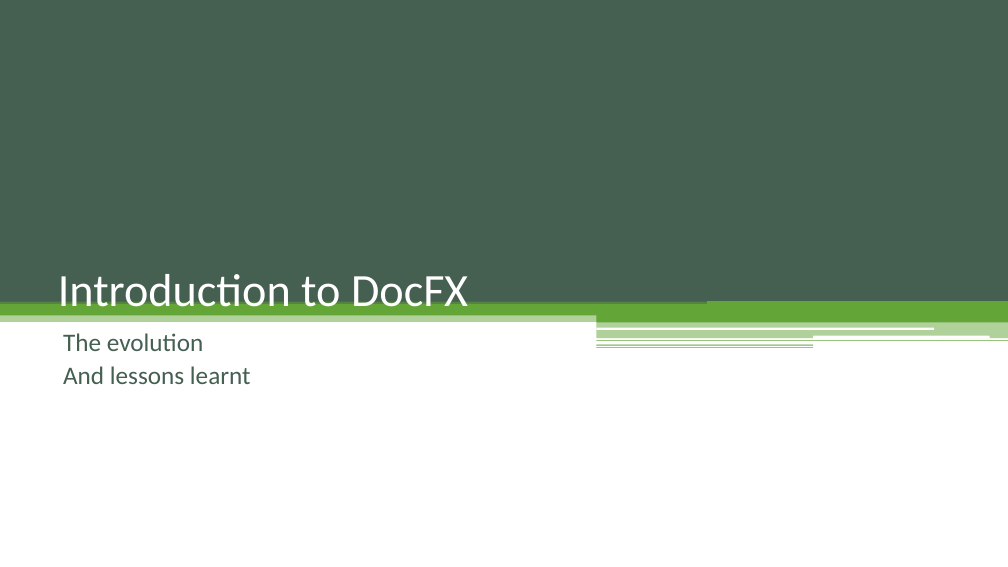
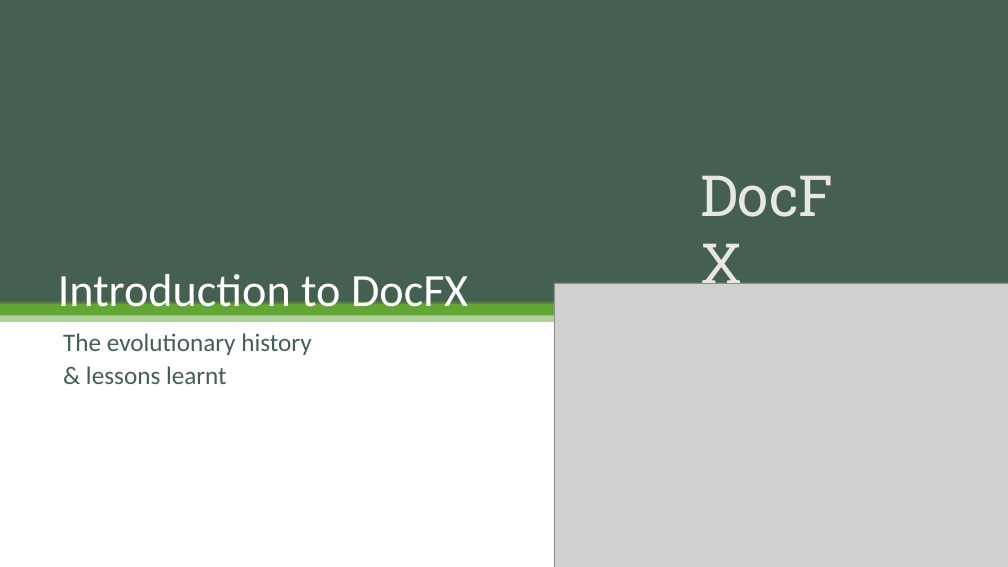
Before and after one commit to vicancy/vicancy.github.io, a slide deck: slide 1 of slides/Introduction to DocFX.pptx. Drawn at 1008x567 pixels with LibreOffice and Linux fonts; fonts in the diff are those of the drawing; grey boxes stand for pictures. Boxes give left, top, right and bottom in pixels: in the first picture for what was removed or moved away, otherwise in the second. Text is boxed around its words. In the diff, an @@ line names an element or a change of style, - is before the commit and + after.

Commit message:
update draft

```diff
--- a/slides/Introduction to DocFX.pptx
+++ b/slides/Introduction to DocFX.pptx
@@ picture added at bbox=[554, 283, 1008, 567] @@
@@ rectangle removed at bbox=[597, 315, 1008, 323] @@
@@ rectangle removed at bbox=[597, 322, 1008, 338] @@
@@ rounded rectangle removed at bbox=[597, 327, 935, 330] @@
@@ rectangle removed at bbox=[707, 301, 1008, 321] @@
@@ subtitle at bbox=[63, 333, 311, 384]: text changed @@
-The evolution
-And lessons learnt
+The evolutionary history
+& lessons learnt
@@ rectangle removed at bbox=[597, 340, 1008, 341] @@
@@ rectangle removed at bbox=[597, 344, 814, 346] @@
@@ rectangle removed at bbox=[597, 347, 814, 348] @@
@@ rounded rectangle removed at bbox=[814, 336, 990, 339] @@
```
Also in this commit, not shown: 1 other slide changed, 11 slides added.
